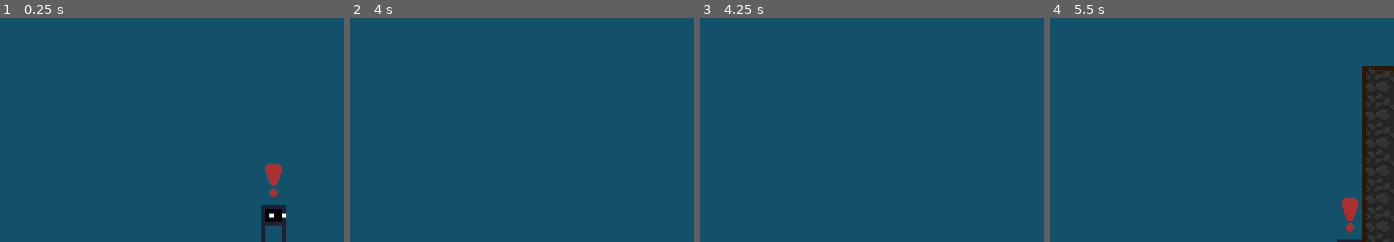
Above: before the commit, frames 1-4 (left to right).
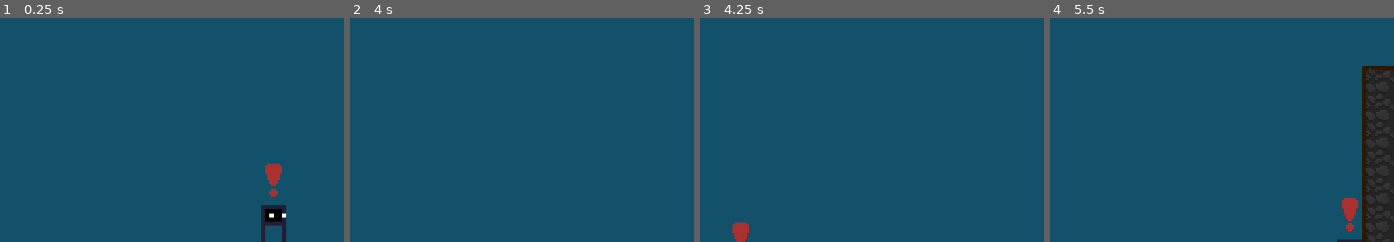
Above: after the commit, the same moments.

Repository: NicolasLFerreira/Cytoplasmic-Warrior
Game: Godot game, scene res://maps/TutorialMap.tscn
The game is run twice, just before and just after one commit, with the same random seed, the same clock (stepped at 60 frames per second) and the same inputs.
Inputs:
- Up to frame 1 (0.25 s): no input
- Up to frame 2 (4 s): hold D (walk_right) 0.53-2.03 s; tap G (G) at 0.6 s; tap K (air_jump) at 0.77, 1.52, 3.02, 3.77 s; tap L (convert) at 1.35 s; hold A (walk_left) from 2.03 s (still down); tap J (dash) at 2.1 s; tap N (dodge) at 2.85 s; tap H (shoot) at 3.6 s
- Up to frame 3 (4.25 s): keep holding A (walk_left)
- Up to frame 4 (5.5 s): release A (walk_left) at 4.28 s; hold D (walk_right) from 4.28 s (still down); tap Ctrl (sneak) at 4.35 s; tap K (air_jump) at 4.52 s; tap M (spray) at 5.1 s
The pictures show only the part of the screen within x 2-52%, y 50-100%; the shares and areas given below are measured in that part.

Frames 1-2 are identical in both runs. In frame 3, 0.4% of the frame differs, in the area x 9-15%, y 91-100%; in frame 4, nothing differs.

Commit message:
Changed map

Diff:
--- a/maps/TutorialMap.tscn
+++ b/maps/TutorialMap.tscn
@@ -1,7 +1,8 @@
-[gd_scene load_steps=3 format=2]
+[gd_scene load_steps=4 format=2]
 
 [ext_resource path="res://maps/MapBase.tscn" type="PackedScene" id=1]
 [ext_resource path="res://enemies/long_legs/LongLegPhysicsBody.tscn" type="PackedScene" id=2]
+[ext_resource path="res://enemies/TSN-1PhysicsBody.tscn" type="PackedScene" id=3]
 
 [node name="MapBase" instance=ExtResource( 1 )]
 
@@ -13,3 +14,6 @@
 
 [node name="PlayerBodyPhysics" parent="." index="2"]
 position = Vector2( 97.7325, -184.96 )
+
+[node name="TSN-1PhysicsBody" parent="." index="3" instance=ExtResource( 3 )]
+position = Vector2( -312.988, -14.5423 )
